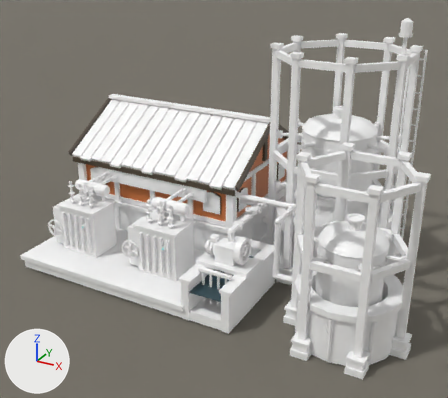
The Blender file src/DeepFrontier/Art/Source/ElectrolysisPlant-ReferenceStudy.blend: old version first, new version second.
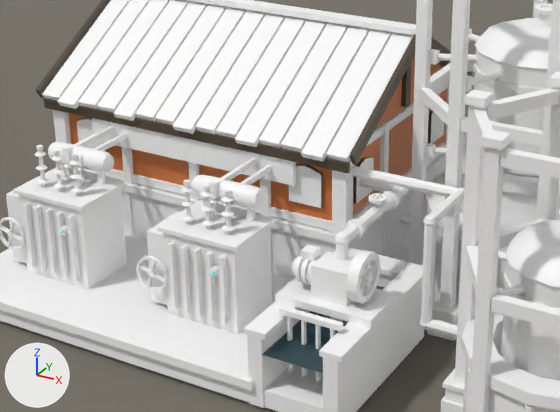
Each version is shown whole from a 50 mm lens placed at (1.43, -13.23, 6.76), pointed at (-4.21, -2.97, 1.63), then close up on the part from 11% to 77% of the width and 26% to 81% of the height. The lights are fixed; the arrows at lower left show +X, +Y and +Z. The older version's two pictures come first.

In view in the first close-up: 'ElectrolysisPlant.Architecture', 'ElectrolysisPlant.HydrogenBell', 'ElectrolysisPlant.HydrogenLift', 'ElectrolysisPlant.OxygenBell', 'ElectrolysisPlant.PumpFlywheel', 'IntakeChannel', 'Plane' and 2 more.
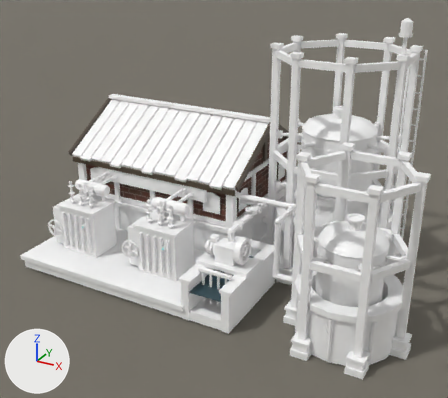
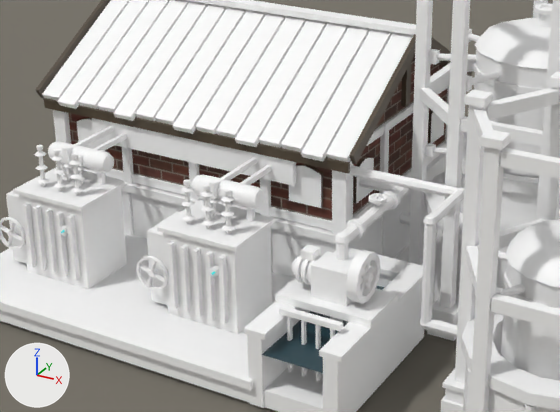
What differs and where, as boxes (x1, y1, x2, y2) in the close-ups (560 x 412 px):
part 1 of me_electrolysisplant_architecture, recoloured (darker): (353, 55, 447, 215) in both
part 2 of me_electrolysisplant_architecture, recoloured: (68, 113, 332, 221) in both

Edits to the bpy script that builds the scene:
```text
Add img_dfindustrial06_basecolor_png:
    img_dfindustrial06_basecolor_png = load_image('DFIndustrial06.BaseColor.png', '../../AssetBundles/Resources/Materials/DeepFrontierIndustrial/DFIndustrial06.BaseColor.png', 512, 512, 'sRGB')
Add mat_referencebrick:
    mat_referencebrick = bpy.data.materials.new('ReferenceBrick')
    # colours: white #ffffff
    # uses the picture img_dfindustrial06_basecolor_png
Change me_electrolysisplant_architecture:
    where me_electrolysisplant_architecture.from_pydata(...)  # 6479 vertices, 3664 faces; spans x -8.18..-0.01, y -5.05..0.26, z -0.03..5.32
    used by ob_electrolysisplant_architecture; location = (0.0, 0.0, 0.0)
    me_electrolysisplant_architecture part 1: 6 of the faces centred in x -4.11..-4.03, y -2.25..-0.75, z 1.49..2.4 switch from mat_plaster_orange_ironteeth (its picture is missing) to mat_referencebrick
    me_electrolysisplant_architecture part 2: 1 of the faces centred in x -6.0, y -2.95, z 1.49 switch from mat_plaster_orange_ironteeth (its picture is missing) to mat_referencebrick
```
